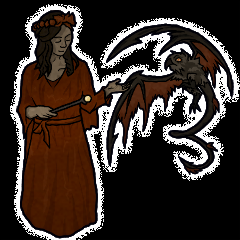
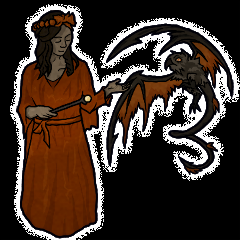
Before/after of a 240px x 240px layered artwork. What changed in the layer stack:
added group "Group 3" with 17 layers in group "Familiar" over <box>18,13,224,238</box>
moved "clan color" into group "Group 3" over <box>18,13,224,238</box>
